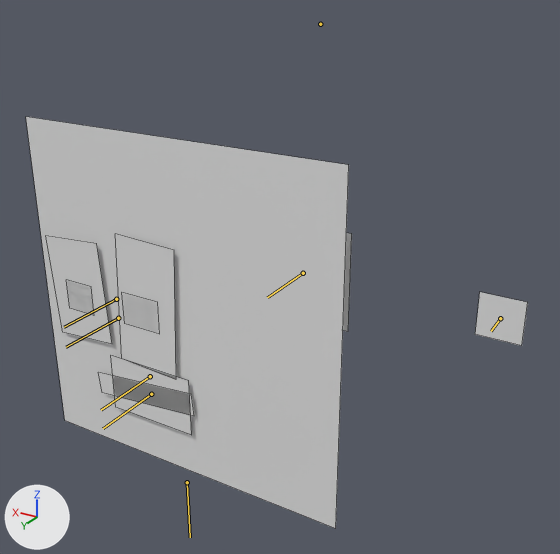
The Blender file Finger Guns/Assets/Art/Enemies/ExplodeyOne/ExplodeyOne.blend as it was, and as the next commit left it.
Rendered twice from a camera (50 mm lens) standing at (-1.15, 1.405, 1.862) and looking at (-0.269, -0.061, 1.128). The lights are fixed; the arrows at lower left show +X, +Y and +Z. Both versions are drawn at frame 26 of the action 'Idle'; the numbers are the values there. The bones that bend it are drawn over the model as lines. Mesh edges are drawn as thin lines.

Objects in the first picture: 'ExplodeyOne'.
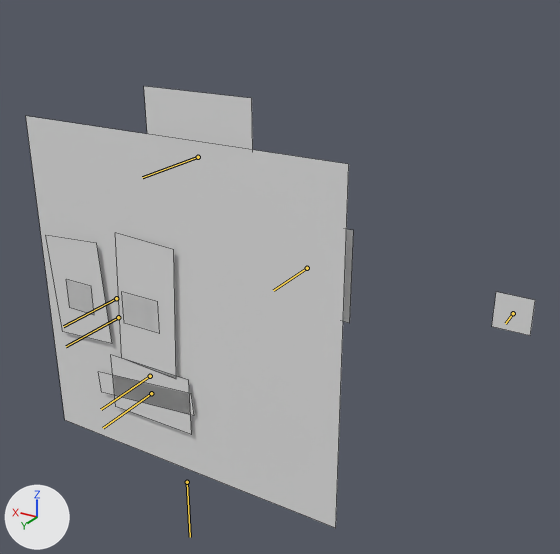
What the commit changed:
Bone 'Bubble.002' (bone_bubble_002) moves from (0.198, 0.0, 0.223) to (0.214, 0.0, 0.246).
Bone 'Bubble.002' (bone_bubble_002) is rescaled from (0.32, 0.32, 0.32) to (0.26, 0.26, 0.26).
Bone 'Bubble.001' (bone_bubble_001) moves from (0.028, 0.0, 0.101) to (0.041, 0.0, 0.112).
Bone 'Bubble.001' (bone_bubble_001) is rescaled from (0.79, 0.79, 0.79) to (0.74, 0.74, 0.74).
Bone 'Bubble.000' (bone_bubble_000) moves from (0.311, 0.0, 0.314) to (0.0, 0.0, 0.0).
Bone 'Bubble.000' (bone_bubble_000) is rescaled from (0.0, 0.0, 0.0) to (1.0, 1.0, 1.0).

Where the change shows, as pixel boxes [x1, y1, x2, y2] in the pictures (560 x 554 px):
'ExplodeyOne', posed
    before: [26, 117, 528, 529]
    after: [26, 86, 535, 528]
bone 'Bubble.002', root to tip
    before: (500, 318) to (491, 331)
    after: (513, 313) to (505, 323)
bone 'Bubble.001', root to tip
    before: (303, 273) to (267, 297)
    after: (307, 268) to (273, 290)
bone 'Bubble.000', root to tip
    before: (320, 24) to (320, 24)
    after: (198, 157) to (142, 177)
